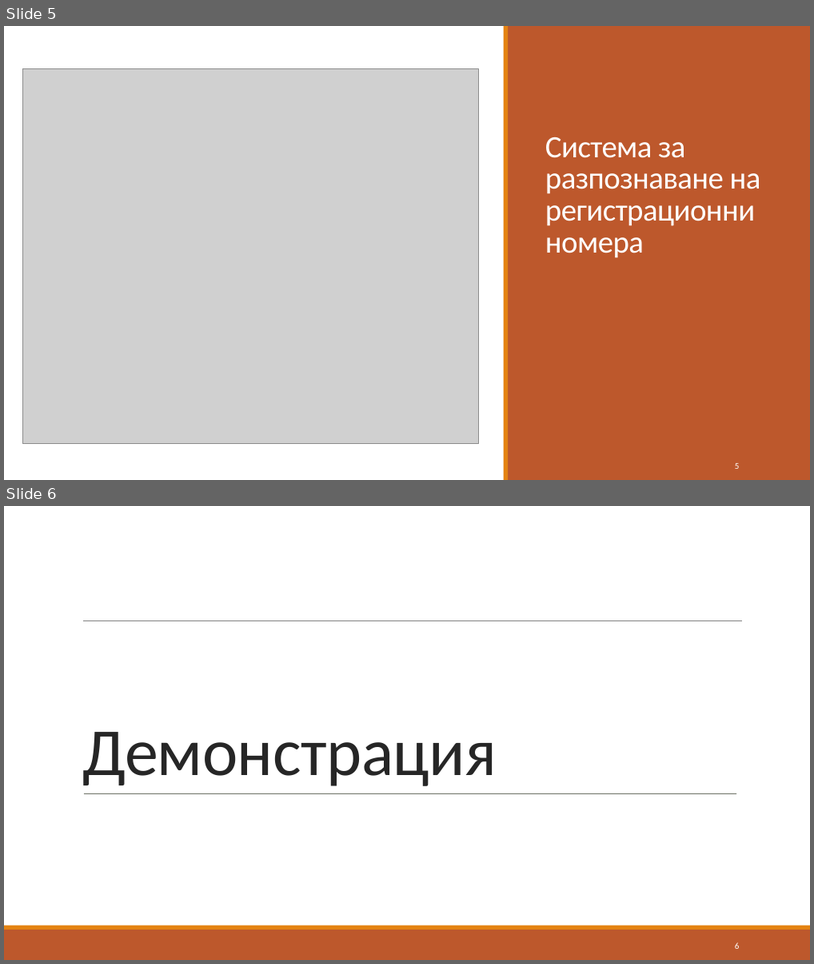
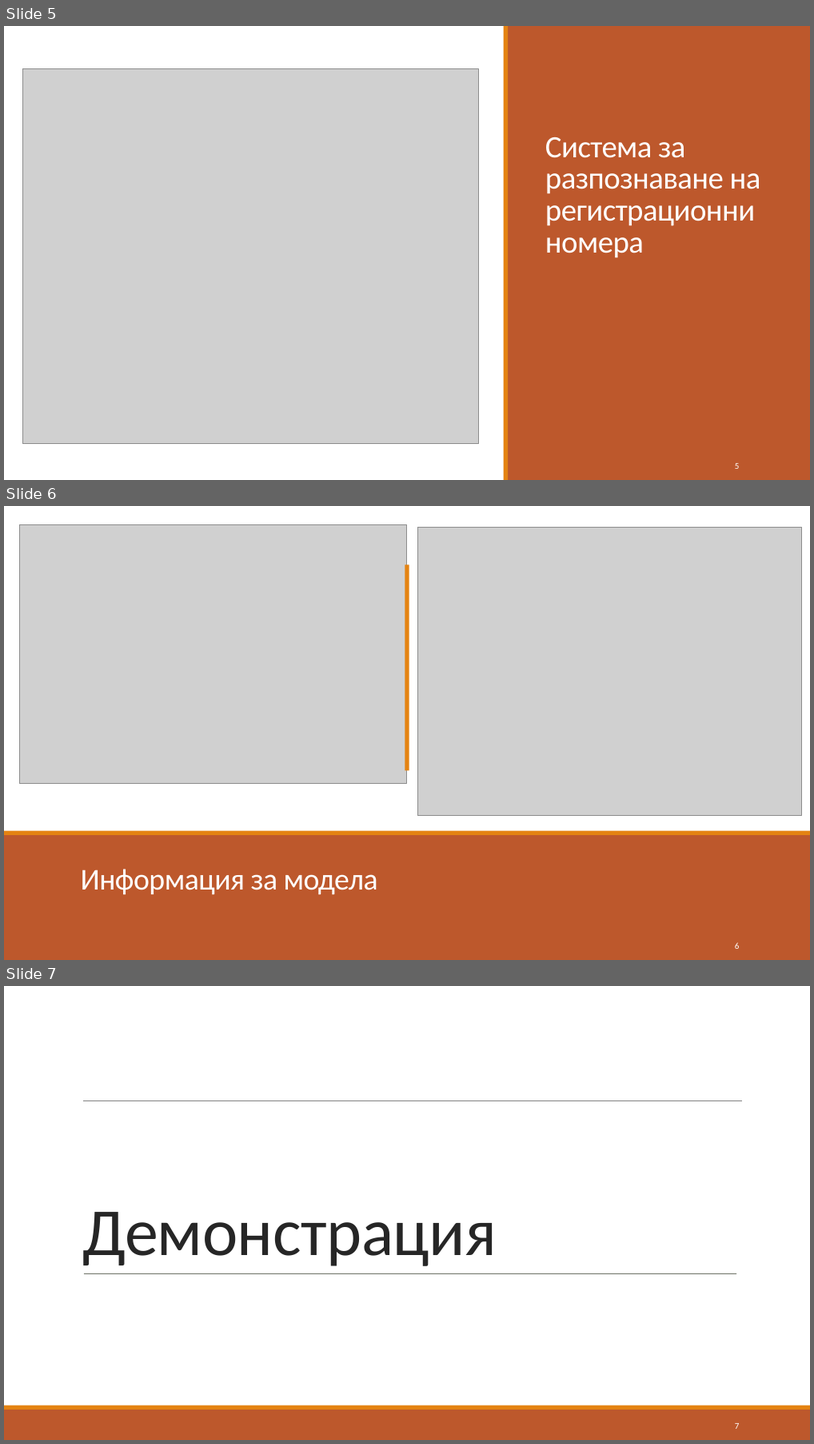
Before and after one commit to borisovkaloyan/diplomna-bak, a slide deck: Система за автоматизирано управление на паркинг.pptx. Shown one above the other, each under a label of ours: slides 5 and 6 before the commit, slides 5, 6 and 7 after it. The pictures are 814x964 and 814x1444 pixels, drawn with LibreOffice and Linux fonts; fonts in the diff are those of the drawing; grey boxes stand for pictures; background and template pictures are left out. Boxes give left, top, right and bottom in pixels: in the first picture for what was removed or moved away, otherwise in the second. Text is boxed around its words. In the diff, an @@ line names an element or a change of style, - is before the commit and + after.

Commit message:
udpate pptx

```diff
--- a/Система за автоматизирано управление на паркинг.pptx
+++ b/Система за автоматизирано управление на паркинг.pptx
@@ slide 6 added at box(4, 506, 810, 960), background #FFFFFF @@
@@ rectangle added at box(4, 506, 810, 960), fill #FFFFFF @@
@@ picture added at box(20, 524, 407, 784) @@
@@ picture added at box(418, 527, 802, 815) @@
@@ rectangle added at box(405, 564, 410, 770), fill #E48312 @@
@@ rectangle added at box(4, 834, 810, 960), fill #BD582C @@
@@ rectangle added at box(4, 831, 810, 835), fill #E48312 @@
@@ title added at box(81, 868, 378, 895), 36 pt, text #FFFFFF @@
+Информация за модела
@@ rectangle added at box(4, 929, 810, 960), fill #BD582C @@
@@ rectangle added at box(4, 925, 810, 929), fill #E48312 @@
@@ page number added at box(735, 942, 740, 948), 10.5 pt, text #FFFFFF @@
+6
@@ what was slide 6 is now slide 7 @@
@@ page number at box(735, 1423, 740, 1428): text changed @@
-6
+7
```
